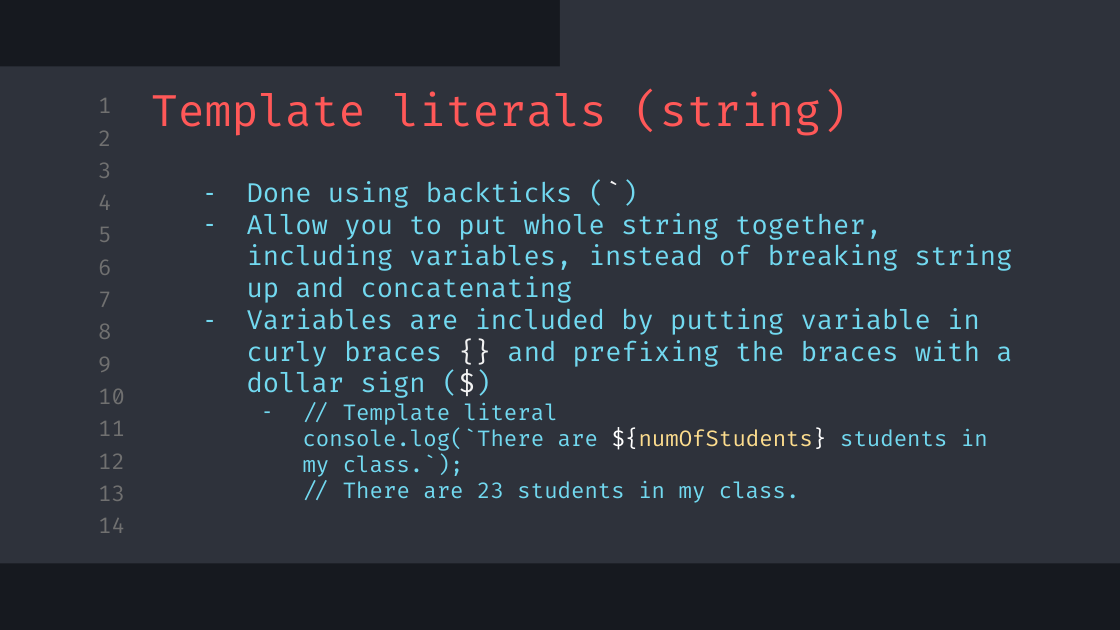
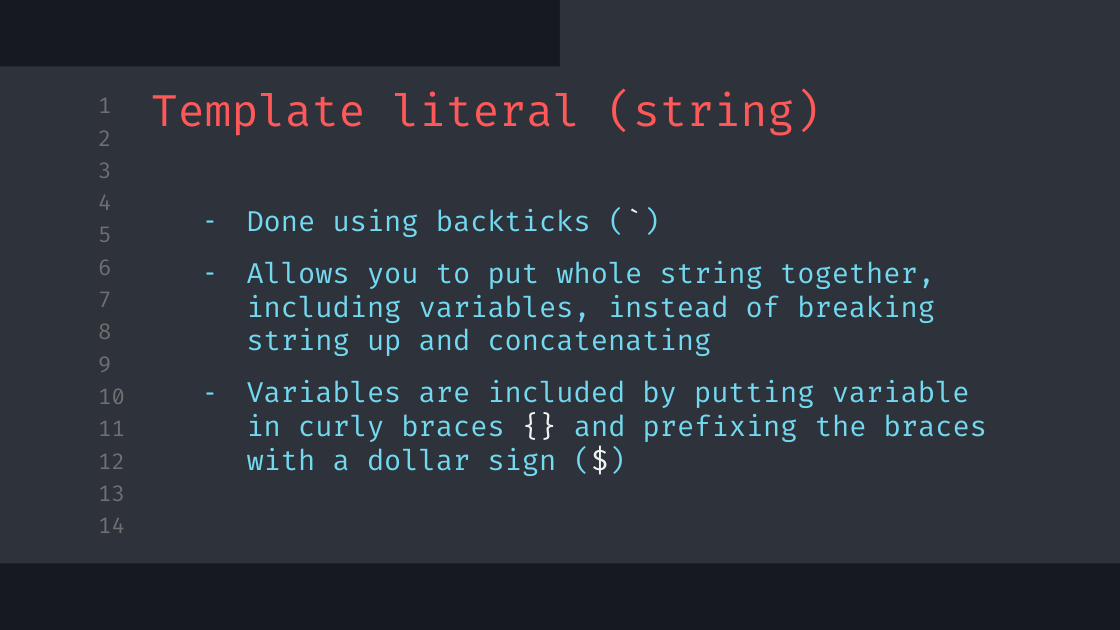
Before and after one commit to dtarvin/JavaScript-Class, a slide deck: slide 17 of slides for class/my slides/Bits Values and Bindings.pptx. Drawn at 1120x630 pixels with LibreOffice and Linux fonts; fonts in the diff are those of the drawing. Boxes give left, top, right and bottom in pixels: in the first picture for what was removed or moved away, otherwise in the second. Text is boxed around its words. In the diff, an @@ line names an element or a change of style, - is before the commit and + after.

```diff
--- a/slides for class/my slides/Bits Values and Bindings.pptx
+++ b/slides for class/my slides/Bits Values and Bindings.pptx
@@ title at (151,91,821,136): text changed @@
-Template literals (string)
+Template literal (string)
@@ text at (247,209,987,476): size 17 to 18 pt in "Done using backticks (`)", "Variables are included by putting variable in ..."; more space between paragraphs @@
@@ text at (247,261,935,356): text changed; size 17 to 18 pt @@
-– Allow you to put whole string together, including variables, instead of breaking string up and concatenating
+– Allows you to put whole string together, including variables, instead of breaking string up and concatenating
@@ text at (303,403,988,503): paragraph removed @@
-  – // Template literal
-    console.log(`There are ${numOfStudents} students in my class.`);
-    // There are 23 students in my class.
```
Also in this commit, not shown: 1 slide added, 45 other files.
